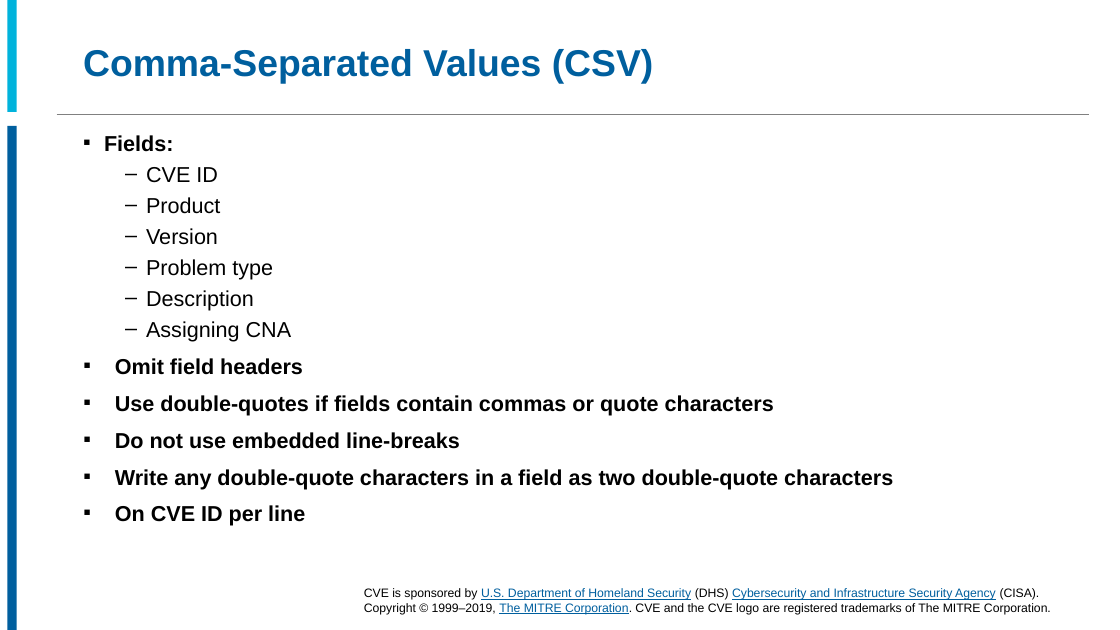
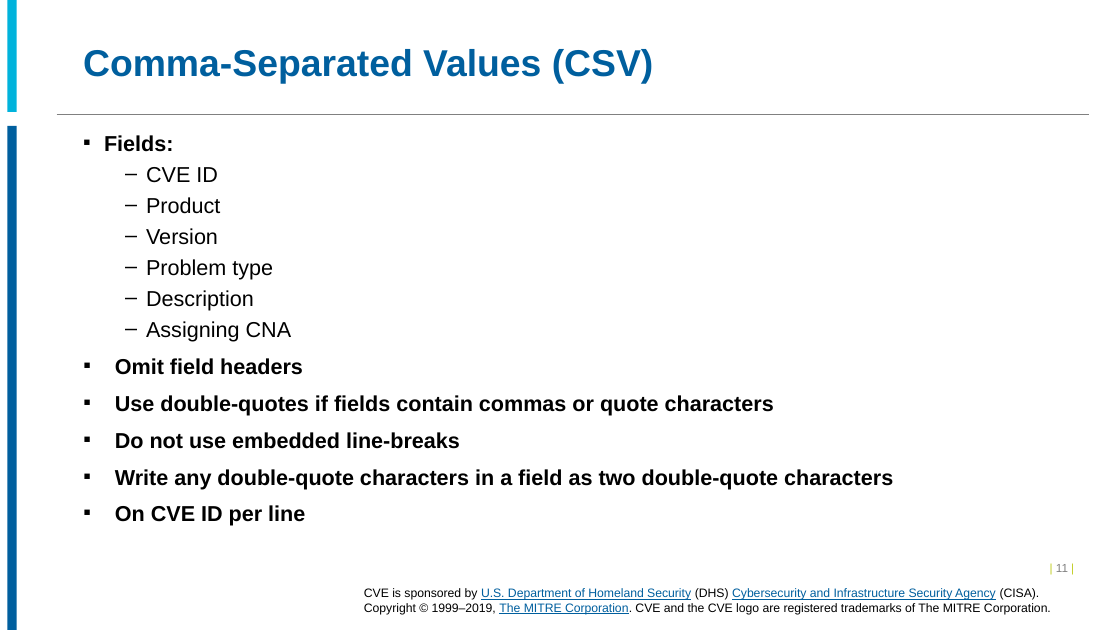
Before and after one commit to CVEProject/cveproject.github.io, a slide deck: slide 11 of docs/cna/CVE_Entry_Submission_Process.pptx. Drawn at 1120x630 pixels with LibreOffice and Linux fonts; fonts in the diff are those of the drawing; background and template pictures are left out. Boxes give left, top, right and bottom in pixels: in the first picture for what was removed or moved away, otherwise in the second. Text is boxed around its words. In the diff, an @@ line names an element or a change of style, - is before the commit and + after.

```diff
--- a/docs/cna/CVE_Entry_Submission_Process.pptx
+++ b/docs/cna/CVE_Entry_Submission_Process.pptx
@@ page number added at bbox=[1056, 564, 1068, 572], 10 pt, text #C1CD23 @@
+| 11 |
```
Also in this commit, not shown: 14 other slides changed.
